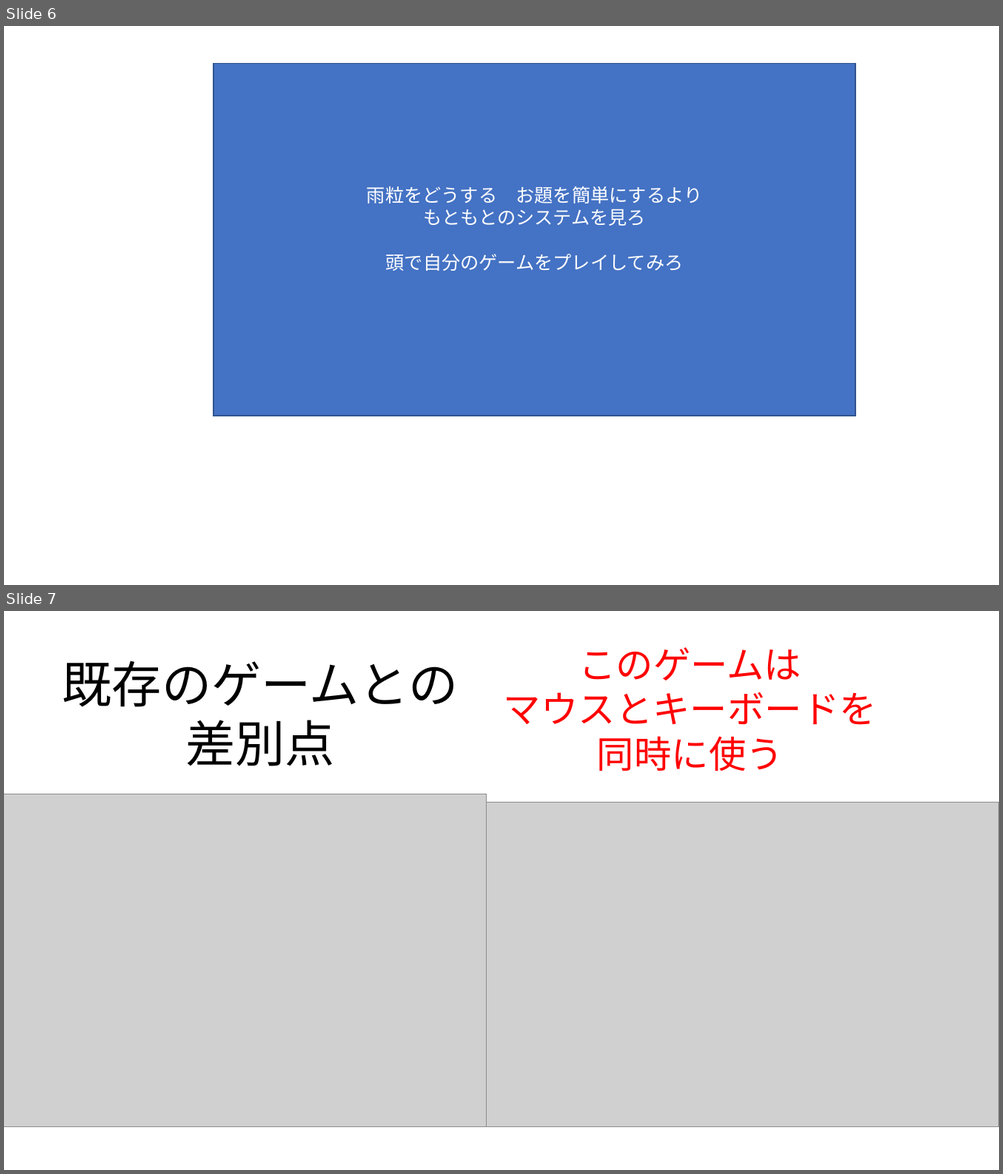
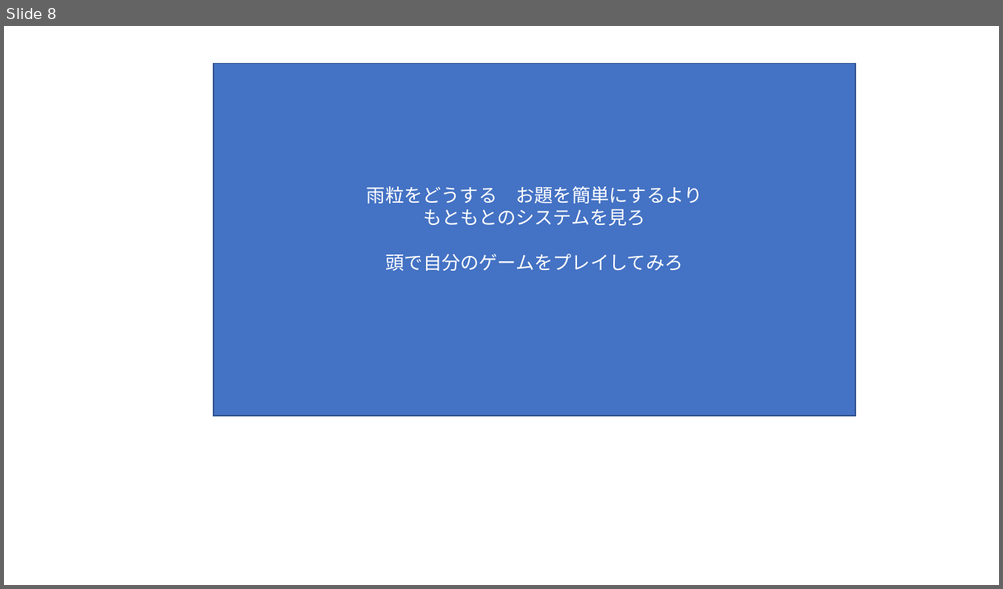
Before and after one commit to 2025Game/12Yamamoto, a slide deck: 3DLV3/Plam/ゲーム設計.pptx. Shown one above the other, each under a label of ours: slides 6 and 7 before the commit, slide 8 after it. The pictures are 1003x1174 and 1003x589 pixels, drawn with LibreOffice and Linux fonts; fonts in the diff are those of the drawing; grey boxes stand for pictures. Boxes give left, top, right and bottom in pixels: in the first picture for what was removed or moved away, otherwise in the second. Text is boxed around its words. In the diff, an @@ line names an element or a change of style, - is before the commit and + after.

```diff
--- a/3DLV3/Plam/ゲーム設計.pptx
+++ b/3DLV3/Plam/ゲーム設計.pptx
@@ slide 7 removed at [4,611,999,1170], background #FFFFFF @@
@@ text removed at [62,661,458,766] @@
-既存のゲームとの
-差別点
@@ rectangle removed at [486,677,894,740] @@
-このゲームは
-マウスとキーボードを同時に使う
@@ picture removed at [4,794,486,1128] @@
@@ picture removed at [486,803,999,1128] @@
@@ what was slide 6 is now slide 8 @@
```
Also in this commit, not shown: 1 slide changed, 3 slides added, 1 other slide removed, 1 other file.
